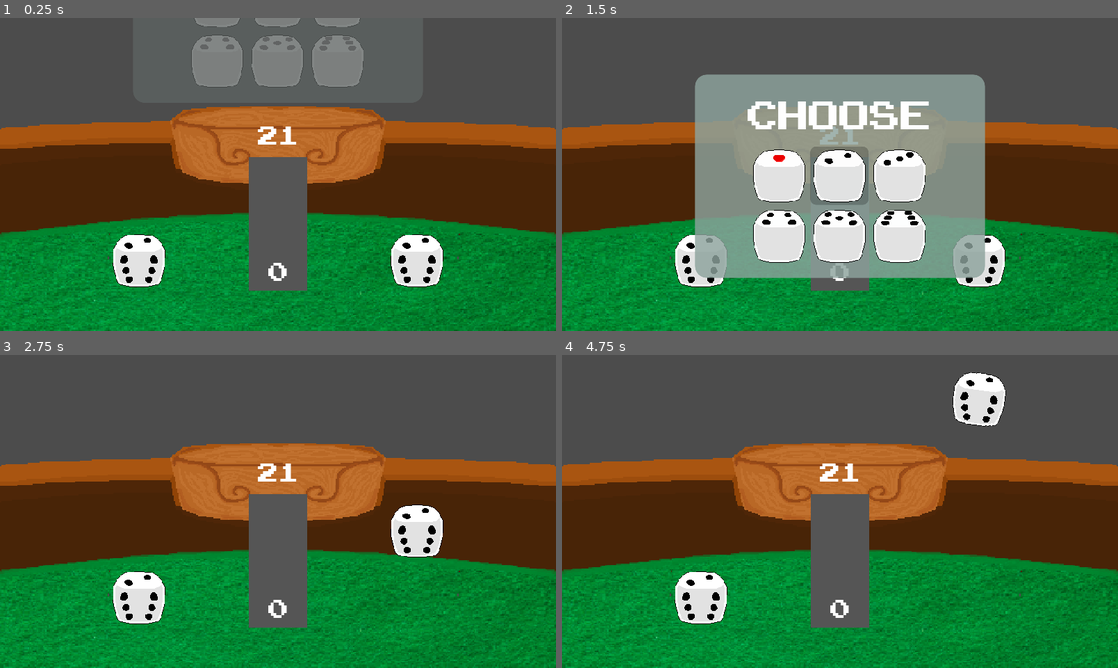
Above: before the commit, frames 1-4 (two rows, left to right).
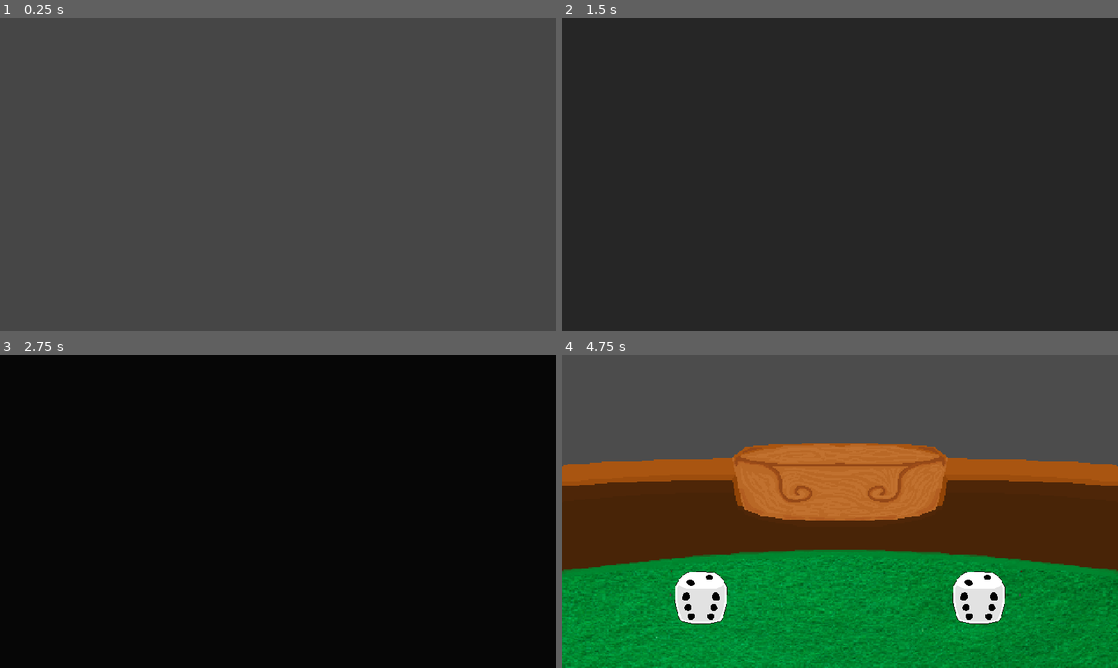
Above: after the commit, the same moments.

Repository: FlafyDev/gmtk-2022
Game: Godot game, scene res://game_scene/game_scene.tscn
Same seed, same stepped clock (60 frames per second), same inputs: the game is played once before the commit and once after it. Before the commit the project starts from res://arena/arena.tscn.
Inputs (mouse positions are in pixels of both pictures, inside the frame that each line leads up to):
- Up to frame 1 (0.25 s): no input
- Up to frame 2 (1.5 s): tap Enter (ui_accept) at 0.5, 0.77, 1.25 s; move the mouse to (778, 89) at 0.52 s; click (778, 89) at 0.67 s; move the mouse to (840, 174) at 1.27 s; click (840, 174) at 1.42 s
- Up to frame 3 (2.75 s): tap Enter (ui_accept) at 1.52 s; move the mouse to (339, 614) at 2.02 s; click (339, 614) at 2.17 s
- Up to frame 4 (4.75 s): move the mouse to (812, 574) at 2.77 s; click (812, 574) at 2.92 s; tap Enter (ui_accept) at 3.02, 3.77, 4.52 s; move the mouse to (1006, 558) at 3.52 s; click (1006, 558) at 3.67 s; move the mouse to (673, 464) at 4.27 s; click (673, 464) at 4.42 s

The runs differ from the first frame. In frame 1, 68% of the frame differs, in the area x 0-100%, y 0-100%; in frame 2, 100%; in frame 3, 100%; in frame 4, 7.5%.

Commit message:
done for the day.

Diff:
--- a/arena/arena.gd
+++ b/arena/arena.gd
@@ -24,8 +24,9 @@
 
 func _ready():
 	_rng.randomize();
+	progress_bar.visible = false;
 
-	start(21);
+#	start(21);
 
 #func generate_event(a, b):
 #	return ["dialogue", 10, "Name 1", "Name 2", [
@@ -34,6 +35,7 @@
 #		]];
 
 func start(goal: int, initial_turn = Turn.RIGHT):
+	progress_bar.visible = true;
 	dice_sum = 0;
 	turn = initial_turn;
 	progress_bar.set_max_progress(goal);
--- a/arena/arena.tscn
+++ b/arena/arena.tscn
@@ -10,6 +10,7 @@
 [node name="Arena" type="Control"]
 anchor_right = 1.0
 anchor_bottom = 1.0
+rect_min_size = Vector2( 960, 540 )
 script = ExtResource( 1 )
 __meta__ = {
 "_edit_lock_": true
--- a/choice/choice.gd
+++ b/choice/choice.gd
@@ -8,9 +8,10 @@
 var selected_input = 0;
 
 func _ready():
-	start();
+	visible = false;
 
 func start():
+	visible = true;
 	accepting_input = false;
 	_animation_player.play("in")
 
@@ -23,6 +24,7 @@
 	if (anim_name == "in"):
 		accepting_input = true;
 	elif (anim_name == "out"):
+		visible = false;
 		emit_signal("result", selected_input);
 
 func _on_ChoiceDice1_pressed():
--- a/choice/choice.tscn
+++ b/choice/choice.tscn
@@ -132,8 +132,11 @@
 anims/out = SubResource( 4 )
 
 [node name="Container" type="Control" parent="."]
-anchor_right = 1.0
-anchor_bottom = 1.0
+modulate = Color( 1, 1, 1, 0 )
+anchor_right = 1.0
+anchor_bottom = 1.0
+margin_top = -500.0
+margin_bottom = -500.0
 
 [node name="CenterContainer2" type="CenterContainer" parent="Container"]
 anchor_right = 1.0
--- a/game_scene/game_scene.gd
+++ b/game_scene/game_scene.gd
@@ -1,16 +1,40 @@
 extends Node2D
+
+onready var _fade_in_tween = $FadeInTween;
 
 var Overview = load("res://overview/overview.tscn");
 var Arena = load("res://arena/arena.tscn");
 
+enum SceneType {
+	OVERVIEW,
+	ARENA,
+};
+var transitioning_color_rect = null;
+
+var current_scene_type = null;
 var current_scene = null;
 
 func switch_scene(scene):
-	if (current_scene):
-		remove_child(current_scene);
-
-	current_scene = scene.new();
-	add_child(current_scene);
+	if (transitioning_color_rect == null):
+		transitioning_color_rect = ColorRect.new();
+		transitioning_color_rect.rect_size = Vector2(960, 540);
+		add_child(transitioning_color_rect);
+		_fade_in_tween.interpolate_property(transitioning_color_rect, "color",\
+			Color(0, 0, 0, 0), Color.black, 3
+		);
+		_fade_in_tween.start();
+		current_scene = scene.instance();
+	else:
+		print("TRIED TO CHANGE SCENE WHILE CHANGING.");
 
 func _ready():
-	switch_scene(Overview.new());
+	current_scene_type = SceneType.ARENA;
+	switch_scene(Arena);
+
+func switched_scene():
+	print("YA");
+
+func _on_FadeInTween_tween_all_completed():
+	remove_child(transitioning_color_rect);
+	add_child(current_scene);
+	switched_scene();
--- a/game_scene/game_scene.tscn
+++ b/game_scene/game_scene.tscn
@@ -4,3 +4,7 @@
 
 [node name="GameScene" type="Node2D"]
 script = ExtResource( 1 )
+
+[node name="FadeInTween" type="Tween" parent="."]
+
+[connection signal="tween_all_completed" from="FadeInTween" to="." method="_on_FadeInTween_tween_all_completed"]
--- a/overview/overview.gd
+++ b/overview/overview.gd
@@ -36,9 +36,9 @@
 		player_indicator.set_selected(false);
 		player_indicator.set_out(false);
 
-	set_out([1])
-
-	dramatic_match(0, 2);
+#	set_out([1])
+#
+#	dramatic_match(0, 2);
 
 func dramatic_match(player1, player2):
 	_label.text = "\nThe next match is between...";
--- a/overview/overview.tscn
+++ b/overview/overview.tscn
@@ -13,6 +13,7 @@
 [node name="Control" type="Control"]
 anchor_right = 1.0
 anchor_bottom = 1.0
+rect_min_size = Vector2( 960, 540 )
 script = ExtResource( 2 )
 __meta__ = {
 "_edit_lock_": true
--- a/project.godot
+++ b/project.godot
@@ -21,7 +21,7 @@
 [application]
 
 config/name="gmtk-2022"
-run/main_scene="res://arena/arena.tscn"
+run/main_scene="res://game_scene/game_scene.tscn"
 config/icon="res://icon.png"
 
 [display]
